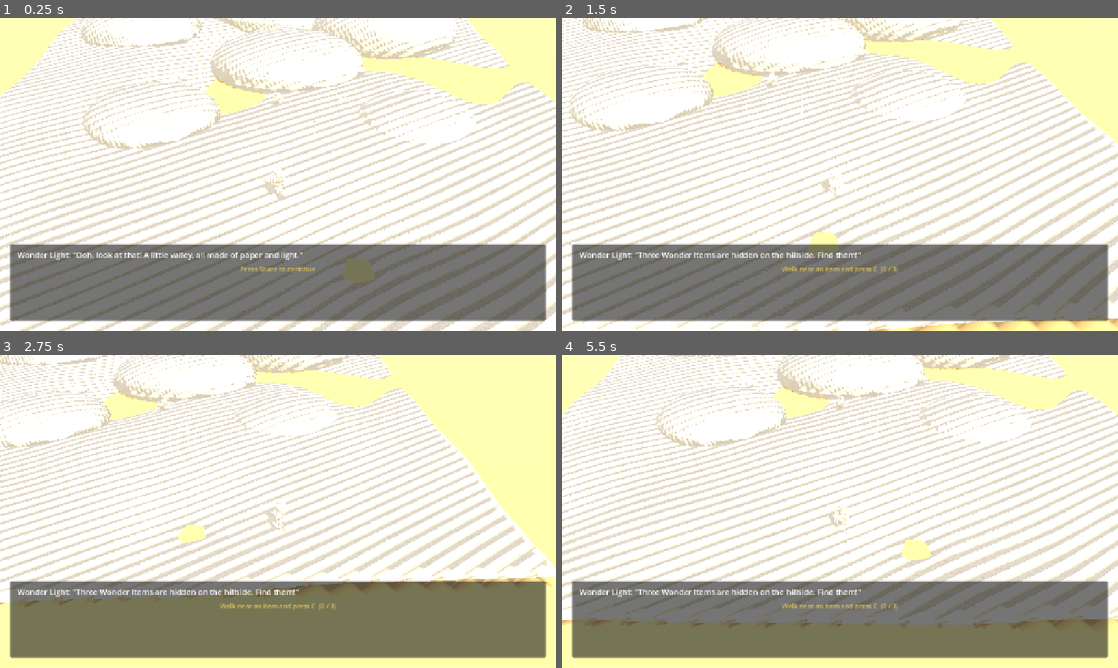
Above: before the commit, frames 1-4 (two rows, left to right).
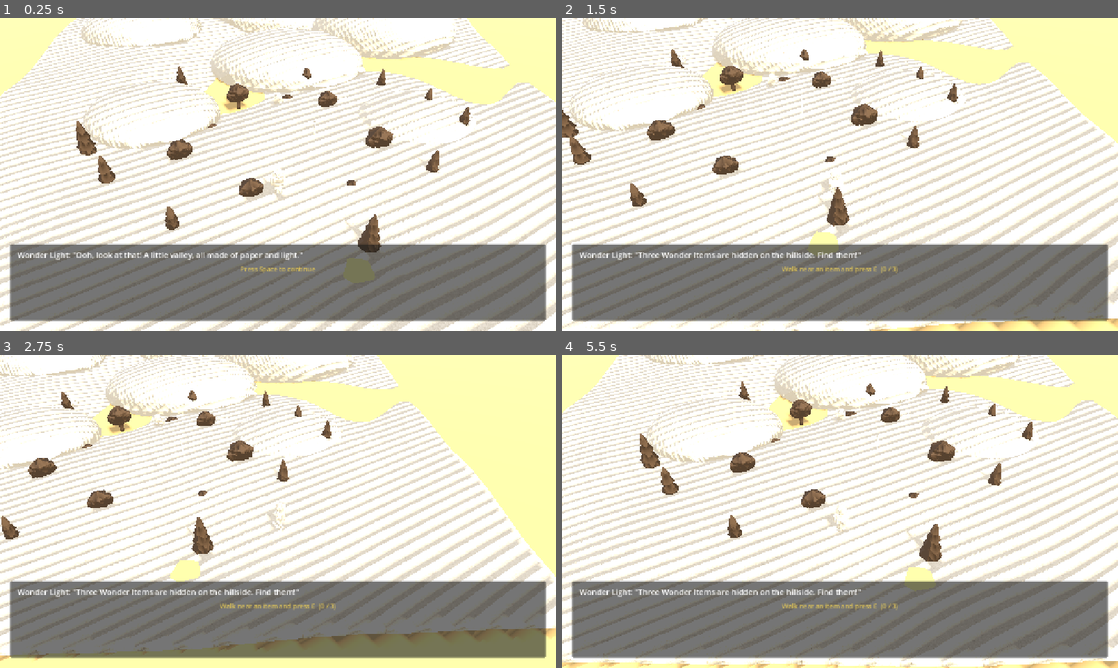
Above: after the commit, the same moments.

Repository: onesLeo/little-light
Game: Godot game, scene res://scenes/main.tscn
Same seed, same stepped clock (60 frames per second), same inputs: the game is played once before the commit and once after it.
Inputs:
- Up to frame 1 (0.25 s): no input
- Up to frame 2 (1.5 s): tap Space (ui_accept) at 0.5, 0.77 s; hold D (move_right) 0.53-1.28 s; hold E (interact) 0.53-1.28 s; hold S (move_back) from 1.28 s (still down); tap E (interact) at 1.35 s
- Up to frame 3 (2.75 s): tap Space (ui_accept) at 1.52 s; tap E (interact) at 2 s; release S (move_back) at 2.03 s; hold D (move_right) from 2.03 s (still down); hold E (interact) from 2.03 s (still down)
- Up to frame 4 (5.5 s): release D (move_right) at 2.78 s; release E (interact) at 2.78 s; hold W (move_forward) 2.78-3.53 s; tap E (interact) at 2.85, 3.5, 4.35 s; tap Space (ui_accept) at 3.02, 3.77, 4.52 s; hold E (interact) 3.53-4.28 s; hold A (move_left) 3.53-5.03 s; hold S (move_back) from 5.03 s (still down); hold E (interact) from 5.03 s (still down)

The runs differ from the first frame. In frame 1, 2.7% of the frame differs, in the area x 0-100%, y 2-100%; in frame 2, 2.7%; in frame 3, 38%; in frame 4, 42%, in the area x 0-100%, y 0-100%.

Commit message:
Polish Bethlehem valley with trees and natural props (v3)
Add paper-craft cypress/olive trees, shrubs, and rocks for a more
real Judean-hills diorama while keeping the roamable center clear.

Diff:
--- a/scenes/main.tscn
+++ b/scenes/main.tscn
@@ -1,7 +1,7 @@
 [gd_scene load_steps=18 format=3]
 
 [ext_resource type="PackedScene" path="res://assets/wonder_walker_v3.glb" id="1_ww"]
-[ext_resource type="PackedScene" path="res://assets/bethlehem_valley_v2.glb" id="2_valley"]
+[ext_resource type="PackedScene" path="res://assets/bethlehem_valley_v3.glb" id="2_valley"]
 [ext_resource type="Script" path="res://scripts/wonder_walker.gd" id="3_ww_script"]
 [ext_resource type="Script" path="res://scripts/steady_hands_minigame.gd" id="4_sh"]
 [ext_resource type="Script" path="res://scripts/chapter_director.gd" id="5_dir"]
Binary file added: assets/bethlehem_valley_v3.glb
Not shown, changed: README.md
Not shown, added: art/blender/scripts/polish_valley_v3.py
